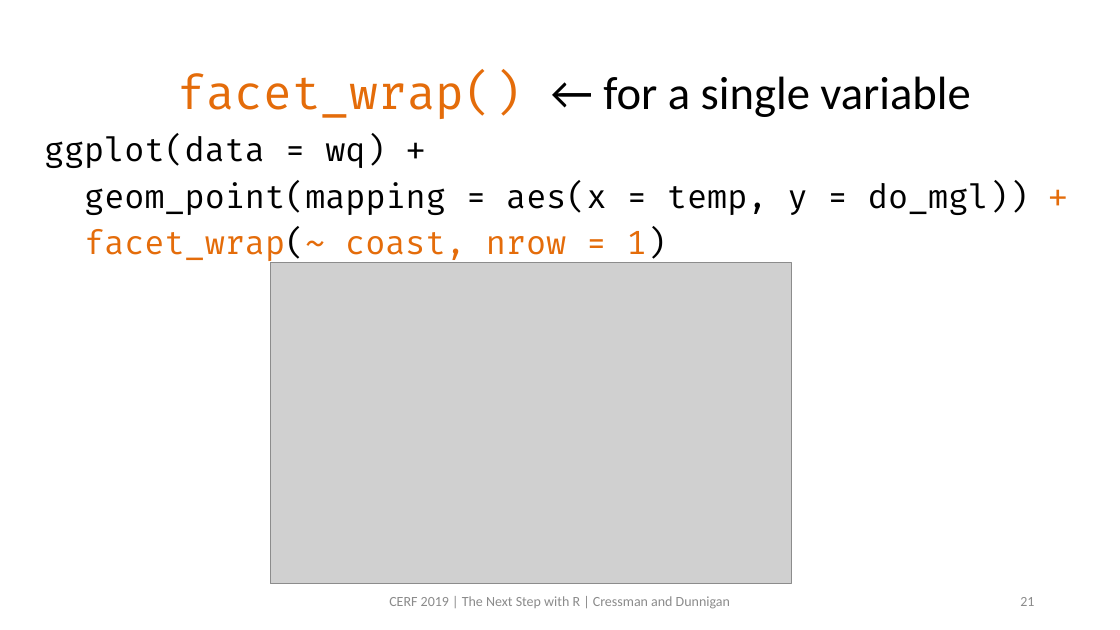
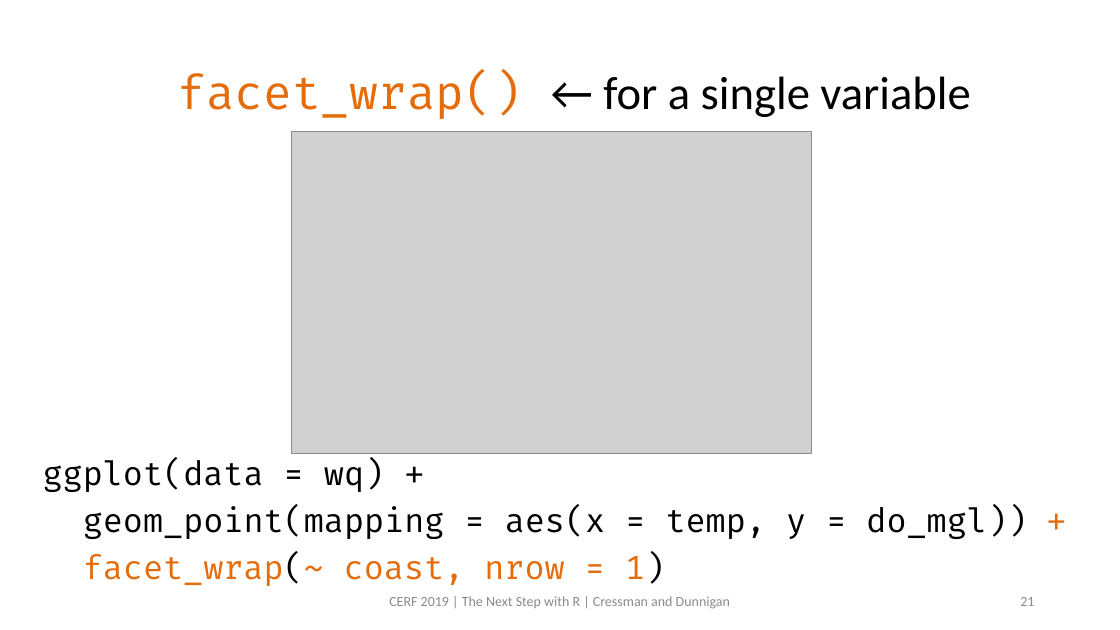
Before and after one commit to swmpkim/2019_CERF, a slide deck: slide 21 of slides/01_Visualize.pptx. Drawn at 1120x630 pixels with LibreOffice and Linux fonts; fonts in the diff are those of the drawing; grey boxes stand for pictures. Boxes give left, top, right and bottom in pixels: in the first picture for what was removed or moved away, otherwise in the second. Text is boxed around its words. In the diff, an @@ line names an element or a change of style, - is before the commit and + after.

```diff
--- a/slides/01_Visualize.pptx
+++ b/slides/01_Visualize.pptx
@@ picture: place and size @@
-picture at <box>271,263,791,584</box>
+picture at <box>291,132,812,453</box>
@@ text "ggplot(data = wq) +": place and size @@
-text "ggplot(data = wq) +" at <box>44,135,1029,264</box>
+text "ggplot(data = wq) +" at <box>43,459,1027,586</box>
```
Also in this commit, not shown: 13 other slides changed, 18 slides added, 1 other file.
